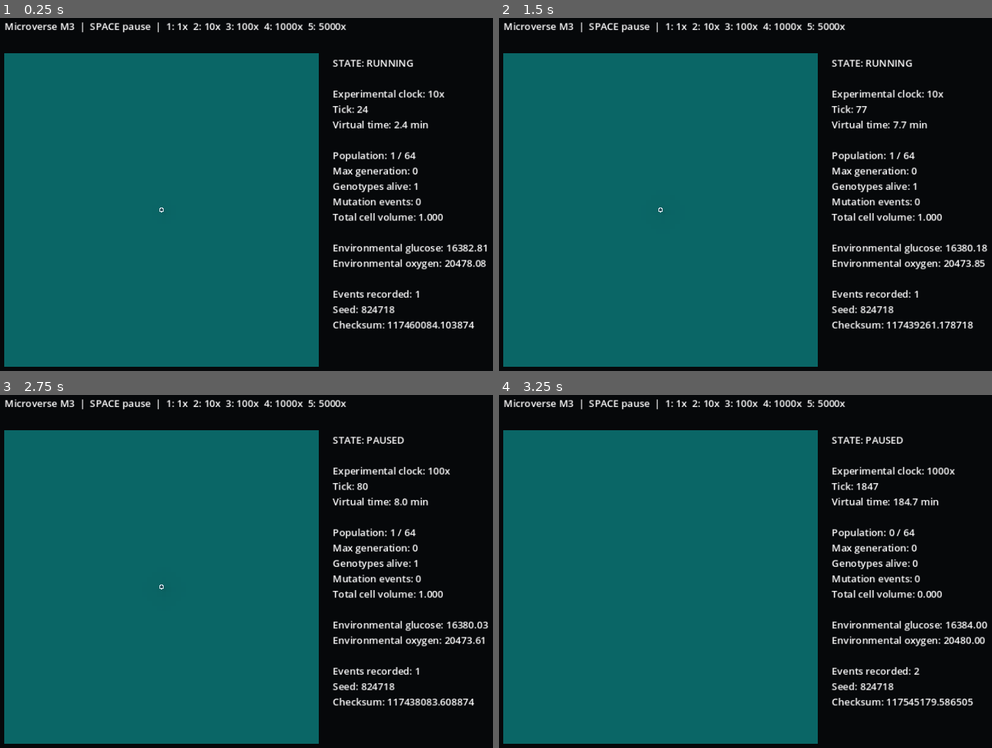
Above: before the commit, frames 1-4 (two rows, left to right).
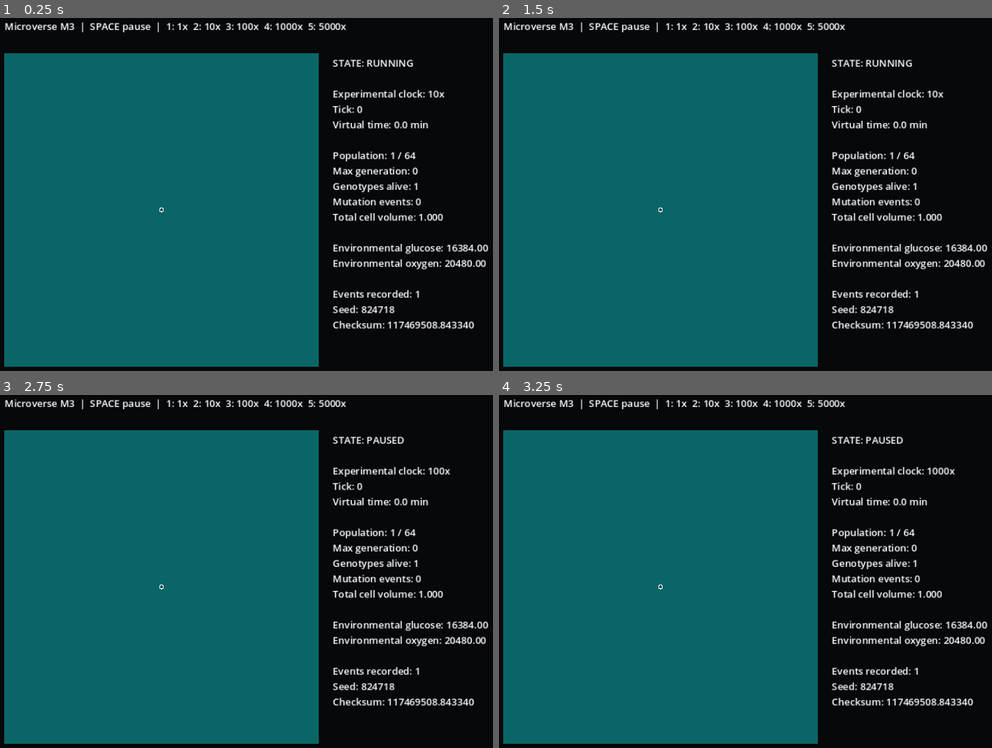
Above: after the commit, the same moments.

Repository: Feynman26/Microverse
Game: Godot game, scene res://src/ui/main.tscn
Same seed, same stepped clock (60 frames per second), same inputs: the game is played once before the commit and once after it.
Inputs:
- Up to frame 1 (0.25 s): no input
- Up to frame 2 (1.5 s): tap Enter at 0.5 s; tap 1 at 0.6 s; tap Space at 0.77, 1.25 s; tap 2 at 1.35 s
- Up to frame 3 (2.75 s): tap Space at 1.52 s; tap Enter at 2 s; tap 3 at 2.1 s
- Up to frame 4 (3.25 s): tap Space at 2.75, 3.02 s; tap 4 at 2.85 s

The runs differ from the first frame. In frame 1, 0.3% of the frame differs, in the area x 72-100%, y 24-89%; in frame 2, 0.3%; in frame 3, 0.3%; in frame 4, 0.5%, in the area x 32-97%, y 24-89%.
Error before the commit: Invalid access to property or key 'respiration_vmax' on a base object of type 'RefCounted (SimConfig)'. (res://src/biology/cell_state.gd:76)
Error after the commit: Assertion failed: Cell metabolism must be initialized before transport (res://src/biology/cell_state.gd:53)

Commit message:
refactor: make cell physiology depend on explicit M4 chemistry

Diff:
--- a/src/biology/cell_state.gd
+++ b/src/biology/cell_state.gd
@@ -1,5 +1,7 @@
 extends RefCounted
 class_name CellState
+
+const MetabolicSolverScript = preload("res://src/chemistry/metabolic_solver.gd")
 
 var id: int
 var parent_id: int
@@ -11,24 +13,21 @@
 var alive: bool = true
 var death_reason: String = ""
 
+# Authoritative M4 intracellular state. Physical volume is derived from BIO.
+var metabolites: Dictionary = {}
+var last_fluxes: Dictionary = {}
 var volume: float = 1.0
-var internal_glucose: float = 0.0
-var internal_oxygen: float = 0.0
-var atp: float = 2.0
-var precursor: float = 0.0
-var ros: float = 0.0
 var damage: float = 0.0
 var energy_debt: float = 0.0
 
-# Transitional M0-M3 physiological scaffolding. M4/M5 replace these direct
-# phenotype scales with protein abundance/affinity derived from the genome.
-var glucose_transport_scale: float = 1.0
-var oxygen_transport_scale: float = 1.0
-var respiration_scale: float = 1.0
-var growth_scale: float = 1.0
-var repair_scale: float = 1.0
-
-func _init(p_id: int = 0, p_parent_id: int = -1, p_generation: int = 0, p_birth_tick: int = 0, p_position: Vector2 = Vector2.ZERO, p_volume: float = 1.0) -> void:
+func _init(
+	p_id: int = 0,
+	p_parent_id: int = -1,
+	p_generation: int = 0,
+	p_birth_tick: int = 0,
+	p_position: Vector2 = Vector2.ZERO,
+	p_volume: float = 1.0
+) -> void:
 	id = p_id
 	parent_id = p_parent_id
 	generation = p_generation
@@ -36,59 +35,73 @@
 	position = p_position
 	volume = p_volume
 
+func initialize_metabolism(config) -> void:
+	metabolites = MetabolicSolverScript.create_initial_pools(volume, config)
+	last_fluxes = {}
+	_sync_volume_from_biomass(config)
+
+func pool(metabolite_id: String) -> float:
+	return float(metabolites.get(metabolite_id, 0.0))
+
+func set_pool(metabolite_id: String, amount: float) -> void:
+	assert(amount >= 0.0)
+	metabolites[metabolite_id] = amount
+
 func transport_requests(dt: float, world, config) -> Dictionary:
 	if not alive:
-		return {"glucose": 0.0, "oxygen": 0.0}
-
-	var local_glucose: float = float(world.sample("glucose", position))
-	var glucose_vmax: float = float(config.glucose_transport_vmax)
-	var glucose_km: float = float(config.glucose_transport_km)
-	var pool_capacity_per_volume: float = float(config.intracellular_pool_capacity_per_volume)
-	var glucose_rate: float = glucose_vmax * glucose_transport_scale * local_glucose / (glucose_km + local_glucose)
-	var glucose_capacity: float = maxf(0.0, pool_capacity_per_volume * volume - internal_glucose)
-	var requested_glucose: float = minf(glucose_rate * dt, glucose_capacity)
-
-	var local_oxygen: float = float(world.sample("oxygen", position))
-	var oxygen_vmax: float = float(config.oxygen_transport_vmax)
-	var oxygen_km: float = float(config.oxygen_transport_km)
-	var oxygen_rate: float = oxygen_vmax * oxygen_transport_scale * local_oxygen / (oxygen_km + local_oxygen)
-	var oxygen_capacity: float = maxf(0.0, pool_capacity_per_volume * volume - internal_oxygen)
-	var requested_oxygen: float = minf(oxygen_rate * dt, oxygen_capacity)
-
-	return {"glucose": requested_glucose, "oxygen": requested_oxygen}
-
-func apply_uptake(glucose_amount: float, oxygen_amount: float) -> void:
-	assert(glucose_amount >= 0.0 and oxygen_amount >= 0.0)
-	internal_glucose += glucose_amount
-	internal_oxygen += oxygen_amount
-
-func step_intracellular(dt: float, config) -> void:
+		return {"glucose": 0.0, "oxygen": 0.0, "nitrogen": 0.0, "phosphorus": 0.0}
+	assert(not metabolites.is_empty(), "Cell metabolism must be initialized before transport")
+	return {
+		"glucose": _transport_request("glucose", "G", float(config.glucose_transport_vmax), float(config.glucose_transport_km), dt, world, config),
+		"oxygen": _transport_request("oxygen", "O2", float(config.oxygen_transport_vmax), float(config.oxygen_transport_km), dt, world, config),
+		"nitrogen": _transport_request("nitrogen", "NH4", float(config.nitrogen_transport_vmax), float(config.nitrogen_transport_km), dt, world, config),
+		"phosphorus": _transport_request("phosphorus", "P", float(config.phosphorus_transport_vmax), float(config.phosphorus_transport_km), dt, world, config)
+	}
+
+func _transport_request(world_field: String, internal_id: String, vmax: float, km: float, dt: float, world, config) -> float:
+	var local_amount: float = maxf(0.0, float(world.sample(world_field, position)))
+	var rate: float = vmax * local_amount / (km + local_amount)
+	var capacity: float = maxf(0.0, float(config.intracellular_pool_capacity_per_volume) * volume - pool(internal_id))
+	return minf(rate * dt, capacity)
+
+func apply_uptake(uptake: Dictionary) -> void:
+	assert(not metabolites.is_empty())
+	var mapping: Dictionary = {
+		"glucose": "G",
+		"oxygen": "O2",
+		"nitrogen": "NH4",
+		"phosphorus": "P"
+	}
+	for world_field in mapping.keys():
+		var amount: float = maxf(0.0, float(uptake.get(world_field, 0.0)))
+		MetabolicSolverScript.add_pool(metabolites, String(mapping[world_field]), amount)
+
+func step_intracellular(dt: float, config, reactions: Array) -> void:
 	if not alive:
 		return
-	_metabolize(dt, config)
+	assert(genome != null, "M4 physiology requires a genome")
+	assert(not metabolites.is_empty(), "M4 physiology requires initialized metabolite pools")
+
+	last_fluxes = MetabolicSolverScript.step(metabolites, genome, reactions, dt, volume, config)
+	_sync_volume_from_biomass(config)
+	_pay_proteome_cost(dt, config)
 	_pay_maintenance(dt, config)
 	_update_damage_and_repair(dt, config)
-	_grow(dt, config)
 	_check_viability(config)
-	_assert_state()
-
-func _metabolize(dt: float, config) -> void:
-	var catalytic_limit: float = float(config.respiration_vmax) * respiration_scale * volume * dt
-	var oxygen_per_glucose: float = float(config.oxygen_per_glucose)
-	var substrate_limit: float = minf(internal_glucose, internal_oxygen / oxygen_per_glucose)
-	var flux: float = minf(catalytic_limit, substrate_limit)
-	if flux <= 0.0:
-		return
-	internal_glucose -= flux
-	internal_oxygen -= flux * oxygen_per_glucose
-	atp += flux * float(config.atp_yield_per_glucose)
-	precursor += flux * float(config.precursor_yield_per_glucose)
-	ros += flux * float(config.ros_yield_per_glucose)
+	_assert_state(config)
+
+func _pay_proteome_cost(dt: float, config) -> void:
+	var expression_units: float = 0.0
+	for gene in genome.genes:
+		expression_units += float(gene.promoter_strength())
+	var required: float = expression_units * float(config.proteome_atp_cost_per_expression_unit_per_volume) * volume * dt
+	var paid: float = MetabolicSolverScript.spend_atp(metabolites, required)
+	if paid < required:
+		energy_debt += required - paid
 
 func _pay_maintenance(dt: float, config) -> void:
 	var required: float = float(config.maintenance_atp_rate_per_volume) * volume * dt
-	var paid: float = minf(atp, required)
-	atp -= paid
+	var paid: float = MetabolicSolverScript.spend_atp(metabolites, required)
 	var unmet: float = required - paid
 	if unmet > 0.0:
 		energy_debt += unmet
@@ -96,30 +109,21 @@
 		energy_debt = maxf(0.0, energy_debt - required * 0.25)
 
 func _update_damage_and_repair(dt: float, config) -> void:
-	var ros_decay_rate: float = float(config.basal_ros_decay_rate)
-	var ros_damage_rate: float = float(config.ros_damage_rate)
-	ros = maxf(0.0, ros - ros_decay_rate * ros * dt)
-	damage += ros_damage_rate * ros * dt
-
-	var possible_repair: float = float(config.basal_repair_rate) * repair_scale * dt
-	possible_repair = minf(possible_repair, damage)
-	var repair_cost: float = possible_repair * float(config.repair_atp_cost)
-	if repair_cost > atp and repair_cost > 0.0:
-		possible_repair *= atp / repair_cost
-		repair_cost = atp
-	atp -= repair_cost
+	var current_ros: float = pool("ROS")
+	var spontaneous_decay: float = minf(current_ros, current_ros * float(config.spontaneous_ros_decay_rate) * dt)
+	metabolites["ROS"] = current_ros - spontaneous_decay
+	damage += float(config.ros_damage_rate) * pool("ROS") * dt
+
+	var possible_repair: float = minf(damage, float(config.basal_repair_rate) * dt)
+	var requested_cost: float = possible_repair * float(config.repair_atp_cost)
+	var paid: float = MetabolicSolverScript.spend_atp(metabolites, requested_cost)
+	if requested_cost > 0.0:
+		possible_repair *= paid / requested_cost
 	damage = maxf(0.0, damage - possible_repair)
 
-func _grow(dt: float, config) -> void:
-	var kinetic_limit: float = float(config.growth_vmax) * growth_scale * volume * dt
-	var growth_atp_per_precursor: float = float(config.growth_atp_per_precursor)
-	var energetic_limit: float = atp / growth_atp_per_precursor
-	var flux: float = minf(precursor, minf(kinetic_limit, energetic_limit))
-	if flux <= 0.0:
-		return
-	precursor -= flux
-	atp -= flux * growth_atp_per_precursor
-	volume += flux * float(config.volume_yield_per_precursor)
+func _sync_volume_from_biomass(config) -> void:
+	volume = pool("BIO") / float(config.biomass_units_per_volume)
+	assert(volume > 0.0, "Living cell cannot have zero structural biomass")
 
 func _check_viability(config) -> void:
 	if damage >= float(config.lethal_damage):
@@ -130,11 +134,12 @@
 		death_reason = "energy_failure"
 
 func ready_to_divide(config) -> bool:
-	return alive and volume >= float(config.division_volume) and atp >= float(config.division_atp_cost)
+	return alive and volume >= float(config.division_volume) and pool("ATP") >= float(config.division_atp_cost)
 
 func create_daughters(first_id: int, second_id: int, tick: int, rng, world, config) -> Array:
 	assert(ready_to_divide(config))
-	atp -= float(config.division_atp_cost)
+	MetabolicSolverScript.spend_atp(metabolites, float(config.division_atp_cost))
+
 	var partition_jitter: float = float(config.partition_jitter)
 	var ratio: float = 0.5 + float(rng.randf_range(-partition_jitter, partition_jitter))
 	var offset_scale: float = float(config.daughter_offset_grid)
@@ -143,52 +148,45 @@
 		first_offset = Vector2(offset_scale, 0.0)
 	var second_offset: Vector2 = -first_offset
 
+	var partitions: Array = MetabolicSolverScript.partition(metabolites, ratio)
 	var first = CellState.new(first_id, id, generation + 1, tick, world.clamp_position(position + first_offset), volume * ratio)
 	var second = CellState.new(second_id, id, generation + 1, tick, world.clamp_position(position + second_offset), volume * (1.0 - ratio))
-	_copy_partitioned_state(first, ratio)
-	_copy_partitioned_state(second, 1.0 - ratio)
-	_copy_traits(first)
-	_copy_traits(second)
-	_copy_genome(first)
-	_copy_genome(second)
+	first.metabolites = partitions[0]
+	second.metabolites = partitions[1]
+	first.damage = damage * ratio
+	second.damage = damage * (1.0 - ratio)
+	first.energy_debt = energy_debt * ratio
+	second.energy_debt = energy_debt * (1.0 - ratio)
+	first.genome = genome.deep_copy() if genome != null else null
+	second.genome = genome.deep_copy() if genome != null else null
+	first._sync_volume_from_biomass(config)
+	second._sync_volume_from_biomass(config)
 	alive = false
 	death_reason = "division"
 	return [first, second]
 
-func _copy_partitioned_state(child, ratio: float) -> void:
-	child.internal_glucose = internal_glucose * ratio
-	child.internal_oxygen = internal_oxygen * ratio
-	child.atp = atp * ratio
-	child.precursor = precursor * ratio
-	child.ros = ros * ratio
-	child.damage = damage * ratio
-	child.energy_debt = energy_debt * ratio
-
-func _copy_traits(child) -> void:
-	child.glucose_transport_scale = glucose_transport_scale
-	child.oxygen_transport_scale = oxygen_transport_scale
-	child.respiration_scale = respiration_scale
-	child.growth_scale = growth_scale
-	child.repair_scale = repair_scale
-
-func _copy_genome(child) -> void:
-	child.genome = genome.deep_copy() if genome != null else null
-
 func releasable_pools() -> Dictionary:
+	# M4 returns only the four explicitly transported environmental resources.
+	# Generalized lysis and release of organic intermediates/biomass arrives in M7.
 	return {
-		"glucose": maxf(0.0, internal_glucose),
-		"oxygen": maxf(0.0, internal_oxygen)
+		"glucose": maxf(0.0, pool("G")),
+		"oxygen": maxf(0.0, pool("O2")),
+		"nitrogen": maxf(0.0, pool("NH4")),
+		"phosphorus": maxf(0.0, pool("P"))
 	}
 
-func _assert_state() -> void:
+func total_adenylate() -> float:
+	return pool("ATP") + pool("ADP")
+
+func total_redox_currency() -> float:
+	return pool("NAD") + pool("NADH")
+
+func _assert_state(config) -> void:
 	assert(volume > 0.0)
-	assert(internal_glucose >= -1e-10)
-	assert(internal_oxygen >= -1e-10)
-	assert(atp >= -1e-10)
-	assert(precursor >= -1e-10)
-	assert(ros >= -1e-10)
 	assert(damage >= -1e-10)
 	assert(energy_debt >= -1e-10)
+	MetabolicSolverScript.assert_nonnegative(metabolites)
+	assert(absf(volume - pool("BIO") / float(config.biomass_units_per_volume)) <= 1e-10)
 	if genome != null:
 		genome.validate()
 
@@ -198,13 +196,9 @@
 		+ position.x * 3.0
 		+ position.y * 5.0
 		+ volume * 7.0
-		+ internal_glucose * 11.0
-		+ internal_oxygen * 13.0
-		+ atp * 17.0
-		+ precursor * 19.0
-		+ ros * 23.0
 		+ damage * 29.0
 		+ energy_debt * 31.0
+		+ MetabolicSolverScript.checksum(metabolites) * 0.001
 	)
 	if genome != null:
 		result += float(genome.checksum()) * 0.013
